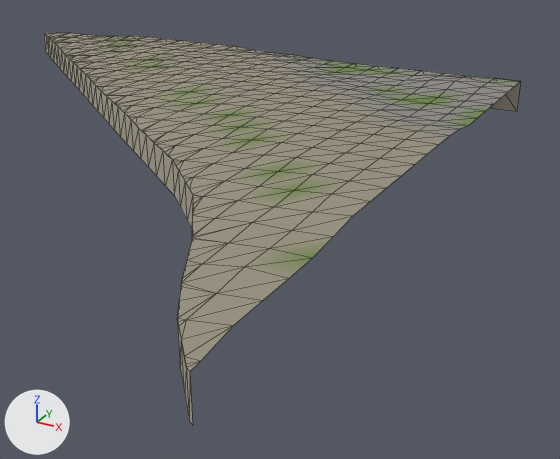
An edit to the glTF model gibraltar/data/build/tiles/T_W3_N7/terrain.glb, drawn before and after from the same camera.
Before and after are seen from a camera (50 mm lens) standing at (531.2, 291.5, 36.1) and looking at (471.9, 399.3, -17.8). The axes (+X, +Y, +Z) are drawn at lower left. The lights are the same throughout. The picture after the commit comes second. Mesh edges are drawn as thin lines. Vertices at exactly the same position are counted once.

Objects in the first picture: 'T_W3_N7_terrain'.
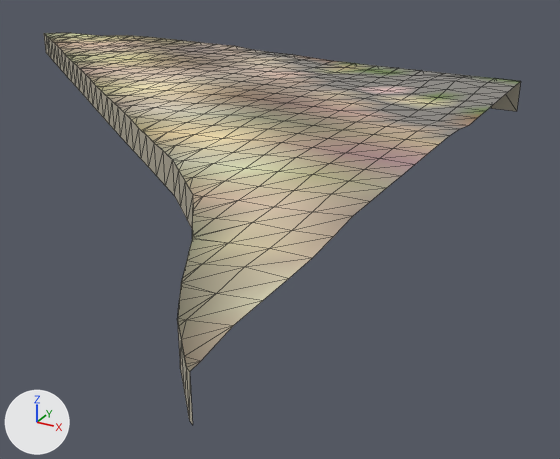
Location of each change, (x1, y1, x2, y2) in pixels of the pictures (560 x 459 px):
part 1 of me_t_w3_n7_terrain, recoloured (lighter)
    both: (50, 33, 448, 325)
part 2 of me_t_w3_n7_terrain, recoloured
    both: (50, 33, 483, 371)

Diff of the bpy script that builds the scene:
```diff
--- a/gibraltar/data/build/tiles/T_W3_N7/terrain.glb.py
+++ b/gibraltar/data/build/tiles/T_W3_N7/terrain.glb.py
@@ me_t_w3_n7_terrain @@
 me_t_w3_n7_terrain.from_pydata(...)  # 517 vertices, 747 faces; spans x 375.3..500.0, y 333.4..444.9, z -4.0..3.0
 # used by ob_t_w3_n7_terrain; location = (0.0, 0.0, 0.0)
+# me_t_w3_n7_terrain part 1: 282 faces centred in x 381.9..498.3, y 341.7..443.5, z 1.3..3.0 are repainted in the vertex colours; the middle colour goes from yellow #999280 to beige #c7b69b
+# me_t_w3_n7_terrain part 2: 264 faces centred in x 377.7..499.8, y 334.0..444.3, z 1.1..3.0 are repainted in the vertex colours; the middle colour goes from yellow #999280 to beige #a2927d
 me_t_w3_n7_terrain.materials.append(mat_m_terrain)
```
